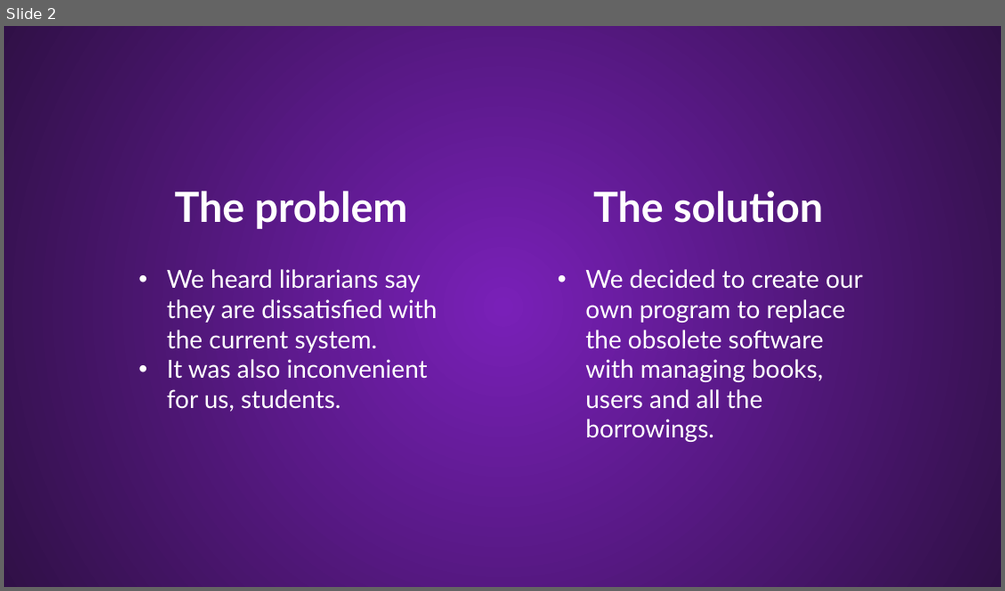
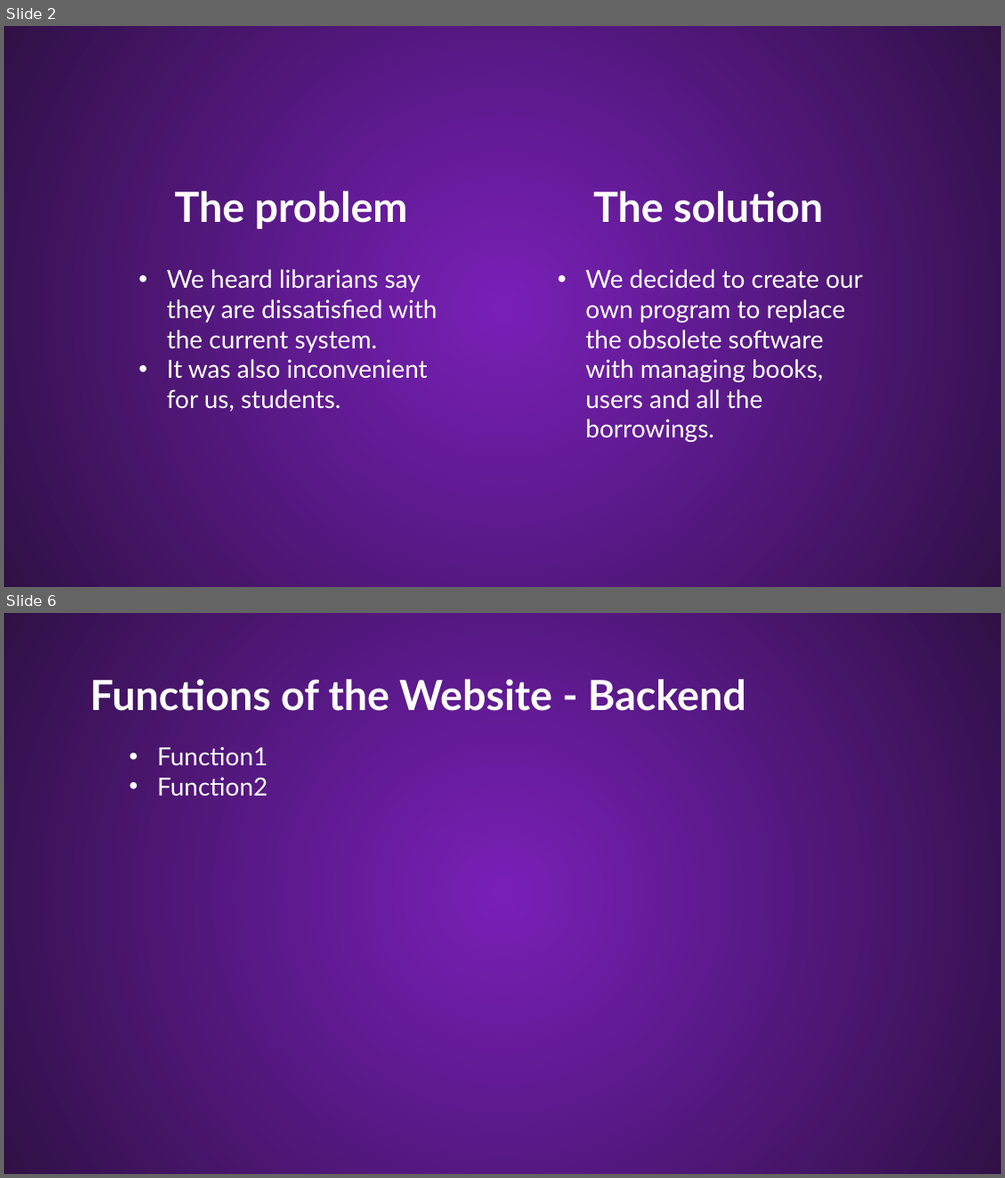
Before and after one commit to Palacsinta002/LMS, a slide deck: Presentation/LMS Presentation.pptx. Shown one above the other, each under a label of ours: slide 2 before the commit, slides 2 and 6 after it; the slides between them are not shown. The pictures are 1005x591 and 1005x1178 pixels, drawn with LibreOffice and Linux fonts; fonts in the diff are those of the drawing; background and template pictures are left out. Boxes give left, top, right and bottom in pixels: in the first picture for what was removed or moved away, otherwise in the second. Text is boxed around its words. In the diff, an @@ line names an element or a change of style, - is before the commit and + after.

```diff
--- a/Presentation/LMS Presentation.pptx
+++ b/Presentation/LMS Presentation.pptx
@@ slide 6 added at [4, 613, 1001, 1174], background #54167F; not listed: 1 template element that a slide beside it also shows @@
@@ text added at [90, 679, 746, 711], 40 pt, text #FFFFFF, bold @@
+Functions of the Website - Backend
@@ text added at [157, 747, 267, 796], 24 pt, text #FFFFFF @@
+• Function1
+• Function2
```
Also in this commit, not shown: 1 slide changed, 9 other slides added, 1 slide removed, 1 other file.
